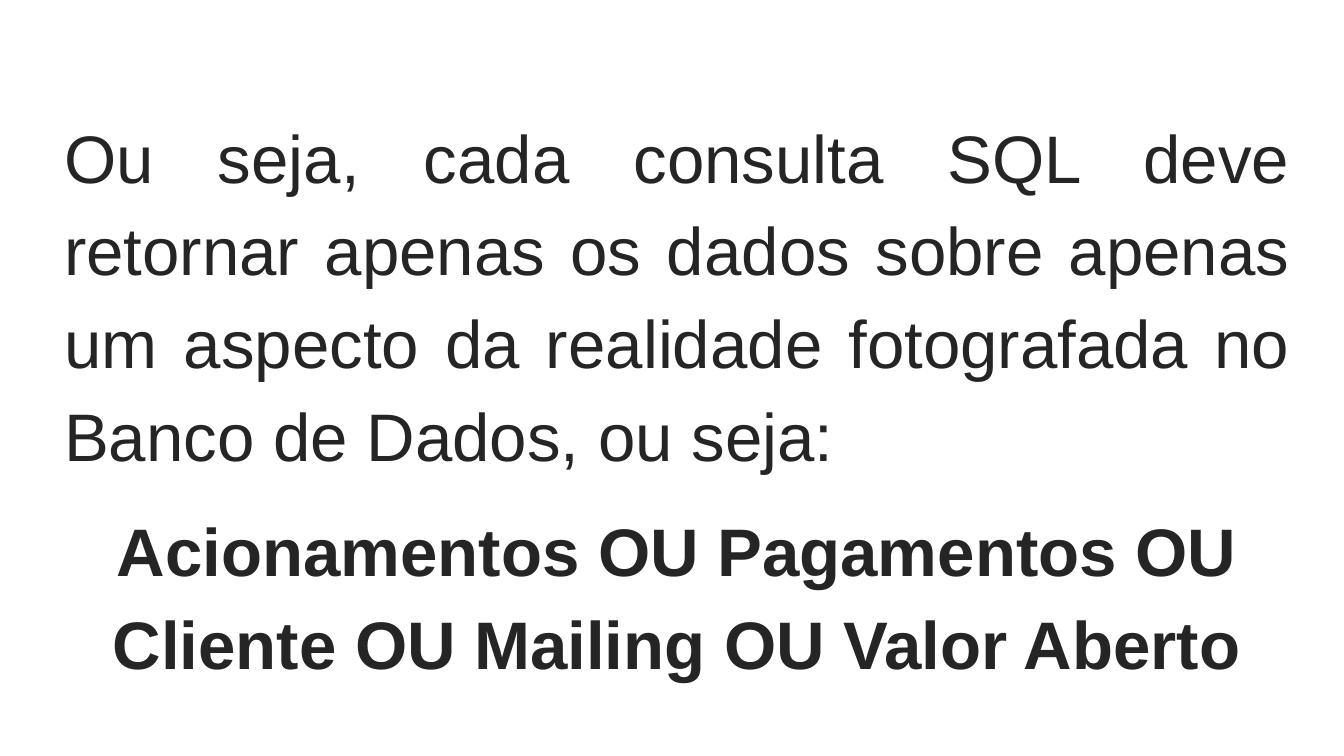
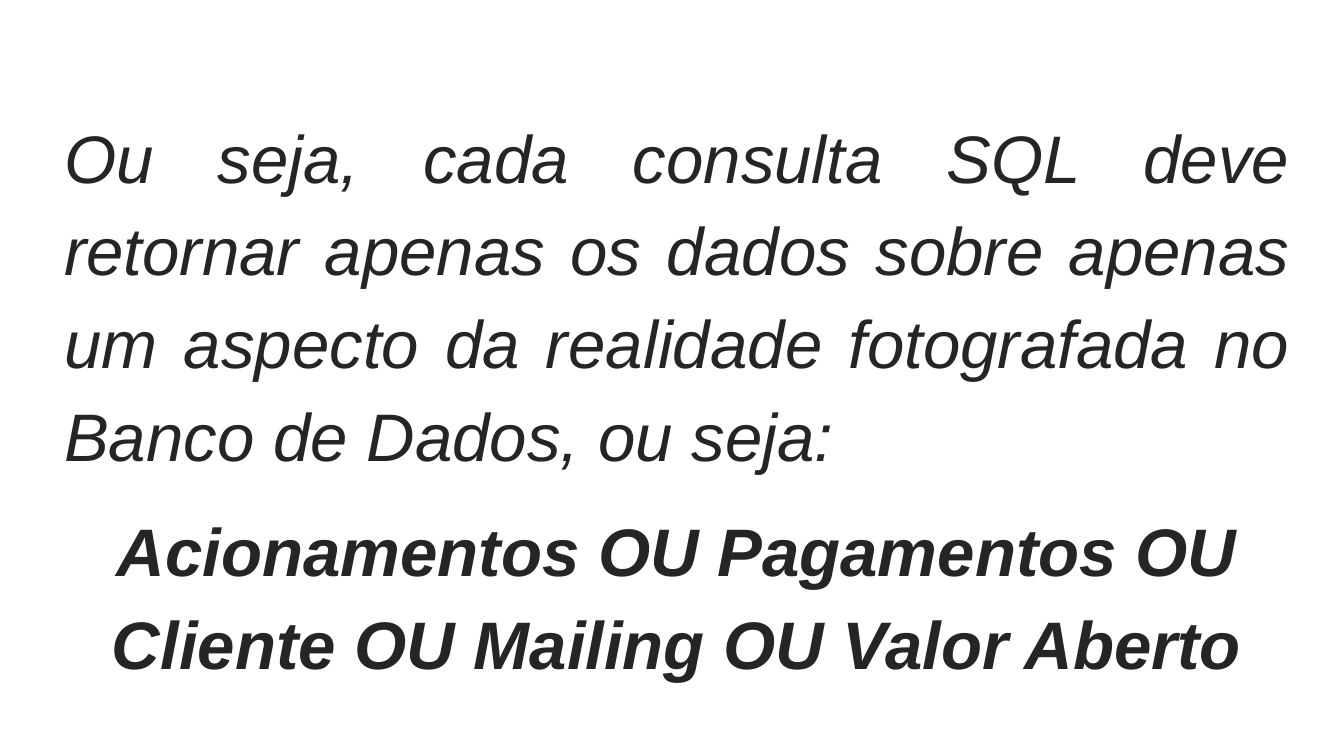
Before and after one commit to gbencke/ZenDoSQL, a slide deck: slide 14 of Zen Do SQL.pptx. Drawn at 1344x756 pixels with LibreOffice and Linux fonts; fonts in the diff are those of the drawing. Boxes give left, top, right and bottom in pixels: in the first picture for what was removed or moved away, otherwise in the second. Text is boxed around its words. In the diff, an @@ line names an element or a change of style, - is before the commit and + after.

```diff
--- a/Zen Do SQL.pptx
+++ b/Zen Do SQL.pptx
@@ text "Ou seja, cada consulta SQL ..." at bbox=[64, 134, 1289, 681]: italic on @@
```
Also in this commit, not shown: 10 other slides changed, 1 other file.
